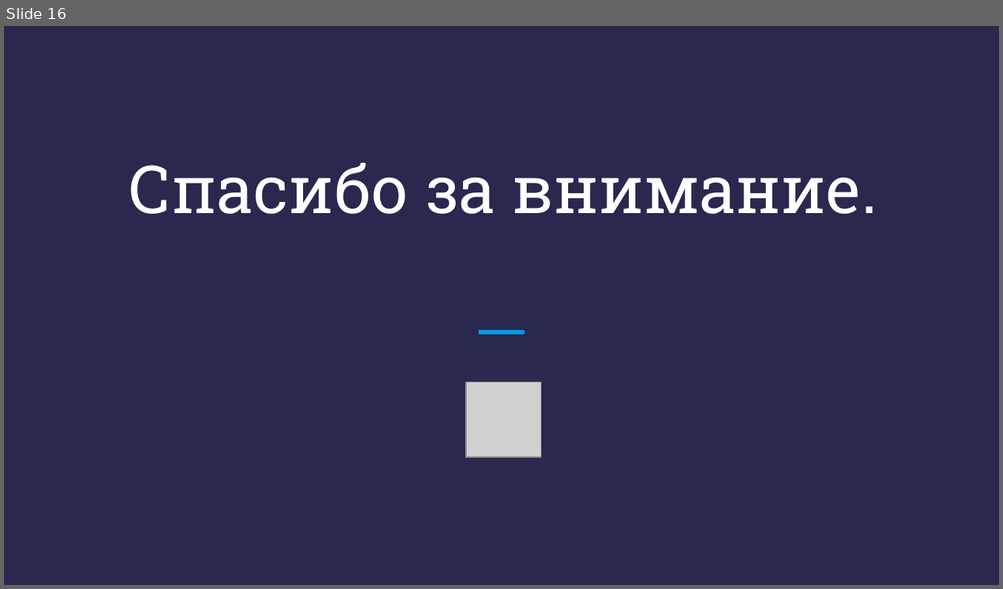
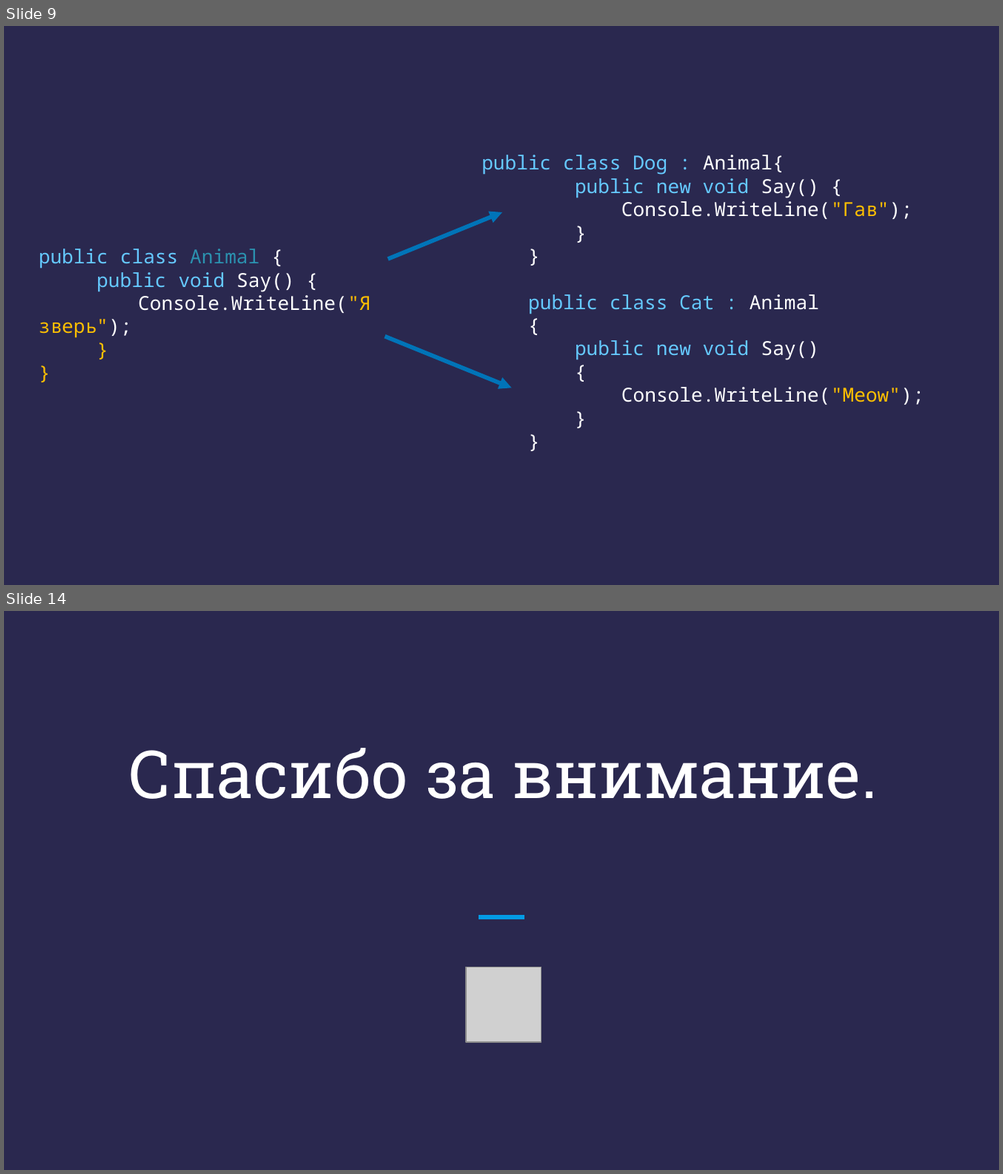
Before and after one commit to DenisKaVladimirovich/MyLessons, a slide deck: 11/Презентация - C# + .NET - Урок 11.pptx. Shown one above the other, each under a label of ours: slide 16 before the commit, slides 9 and 14 after it; the slides between them are not shown. The pictures are 1003x589 and 1003x1174 pixels, drawn with LibreOffice and Linux fonts; fonts in the diff are those of the drawing; grey boxes stand for pictures. Boxes give left, top, right and bottom in pixels: in the first picture for what was removed or moved away, otherwise in the second. Text is boxed around its words. In the diff, an @@ line names an element or a change of style, - is before the commit and + after.

```diff
--- a/11/Презентация - C# + .NET - Урок 11.pptx
+++ b/11/Презентация - C# + .NET - Урок 11.pptx
@@ slide 9 added at <box>4,26,999,585</box>, background #2A284F @@
@@ text added at <box>481,155,924,405</box>, 14 pt, text #FFFFFF @@
+public class Dog : Animal{
+public new void Say() {
+Console.WriteLine("Гав");
+}
+}
+public class Cat : Animal
+{
+public new void Say()
+{
+Console.WriteLine("Meow");
+}
+}
@@ arrow added from (388, 258) to (502, 213), #0075BB 3 pt @@
@@ text added at <box>39,249,370,338</box>, 14 pt, text #FFFFFF @@
+public class Animal {
+public void Say() {
+Console.WriteLine("Я зверь");
+}
+}
@@ arrow added from (385, 336) to (511, 388), #0075BB 3 pt @@
@@ what was slide 16 is now slide 14 @@
```
Also in this commit, not shown: 4 slides changed, 8 other slides added, 11 slides removed, 3 other files.
